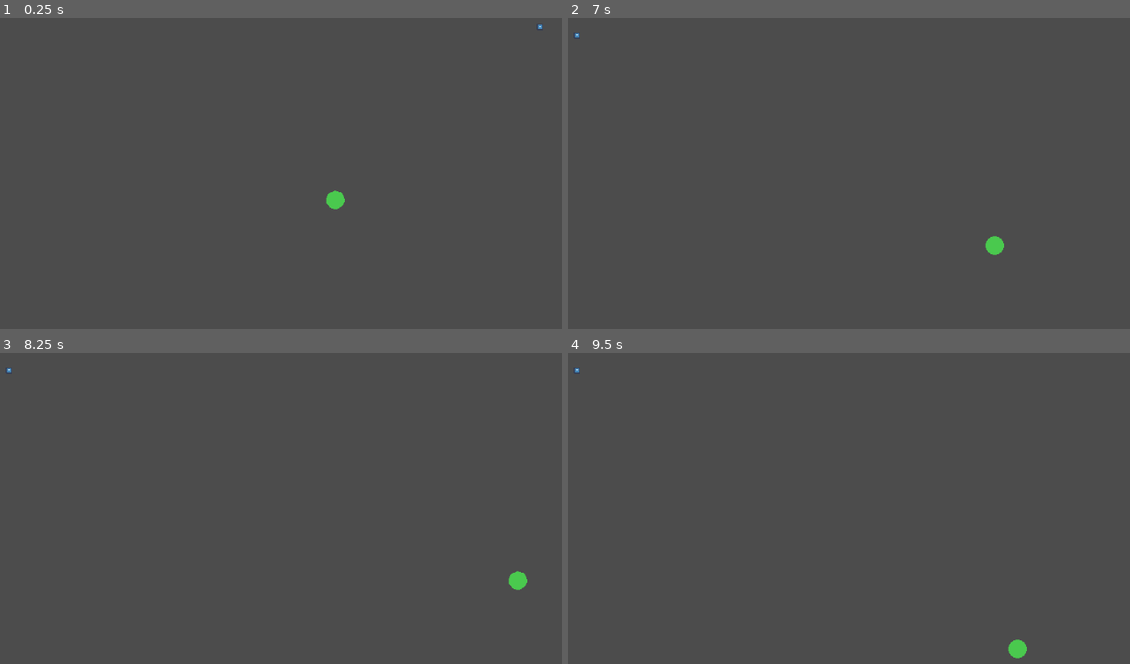
Above: before the commit, frames 1-4 (two rows, left to right).
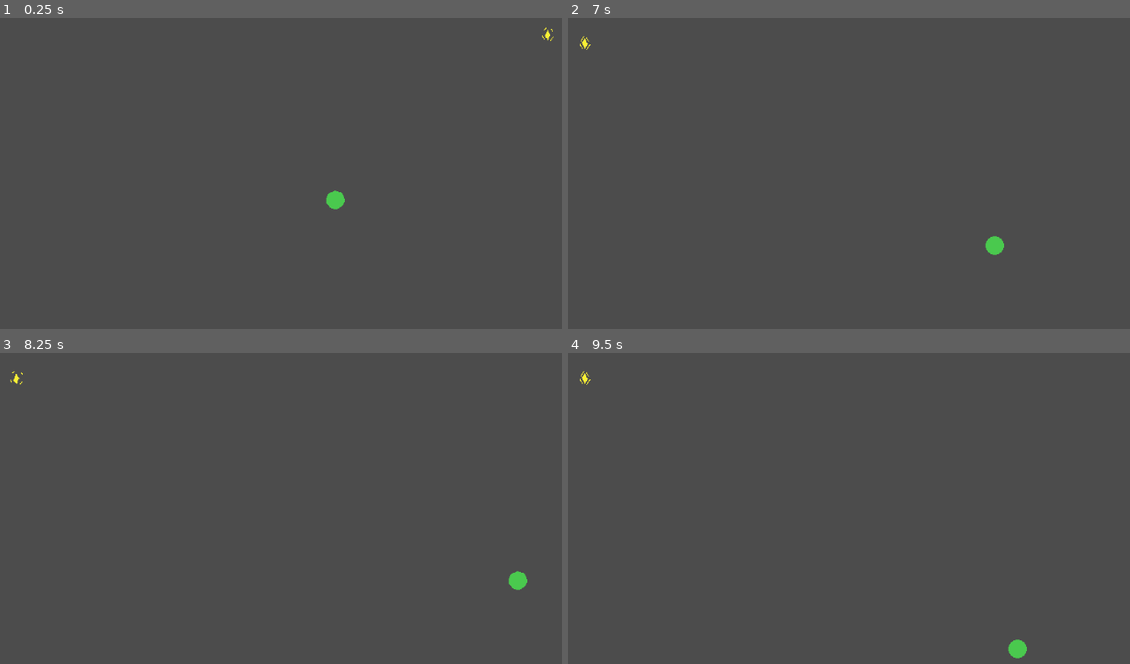
Above: after the commit, the same moments.

Repository: skarnl/godot--snake
Game: Godot game, scene res://Main.tscn
Two runs of this game, one before a commit and one after it. Both use one fixed random seed, a clock stepped at 60 frames per second and the inputs below. The project has no main scene, so this scene is started directly. The engine's default icon, where the game draws it, is replaced by a stand-in: a white triangle on a blue panel in a dark square.
Inputs:
- Up to frame 1 (0.25 s): no input
- Up to frame 2 (7 s): tap Enter at 0.5 s; hold Right (ui_right) 0.53-1.28 s; hold Down (ui_down) 1.28-2.03 s; hold Right (ui_right) 2.03-2.78 s; hold Up (ui_up) 2.78-3.53 s; hold Left (ui_left) 3.53-5.03 s; hold Down (ui_down) 5.03-5.78 s; hold Right (ui_right) 5.78-6.53 s; hold Up (ui_up) from 6.53 s (still down)
- Up to frame 3 (8.25 s): release Up (ui_up) at 7.28 s; hold Right (ui_right) 7.28-8.03 s; hold Down (ui_down) from 8.03 s (still down)
- Up to frame 4 (9.5 s): release Down (ui_down) at 8.78 s; hold Left (ui_left) from 8.78 s (still down)

The runs differ from the first frame. In frame 1, less than 0.1% of the frame differs, in the area x 95-99%, y 2-8%; in frame 2, less than 0.1%, in the area x 1-5%, y 4-11%; in frame 3, less than 0.1%; in frame 4, less than 0.1%.

Commit message:
Add animating candy

Diff:
--- a/snake/Candy.gd
+++ b/snake/Candy.gd
@@ -10,6 +10,11 @@
 
 func _on_KinematicBody_body_entered(_body):
 	emit_signal("eaten")
+
+	$AnimationPlayer.play("eaten")
+
+	yield($AnimationPlayer, "animation_finished")
+
 	queue_free()
 
 
--- a/snake/Candy.tscn
+++ b/snake/Candy.tscn
@@ -1,14 +1,51 @@
-[gd_scene load_steps=4 format=2]
+[gd_scene load_steps=6 format=2]
 
-[ext_resource path="res://icon.png" type="Texture" id=1]
+[ext_resource path="res://candy-spritesheet.png" type="Texture" id=1]
 [ext_resource path="res://Candy.gd" type="Script" id=2]
 
 [sub_resource type="CircleShape2D" id=1]
-radius = 85.7882
+radius = 13.1412
+
+[sub_resource type="Animation" id=2]
+resource_name = "eaten"
+length = 0.8
+tracks/0/type = "value"
+tracks/0/path = NodePath(".:frame")
+tracks/0/interp = 1
+tracks/0/loop_wrap = true
+tracks/0/imported = false
+tracks/0/enabled = true
+tracks/0/keys = {
+"times": PoolRealArray( 0, 0.1, 0.2, 0.3, 0.4, 0.5, 0.6, 0.7 ),
+"transitions": PoolRealArray( 1, 1, 1, 1, 1, 1, 1, 1 ),
+"update": 1,
+"values": [ 1, 3, 5, 7, 9, 11, 13, 15 ]
+}
+
+[sub_resource type="Animation" id=3]
+resource_name = "loop"
+length = 0.8
+loop = true
+tracks/0/type = "value"
+tracks/0/path = NodePath(".:frame")
+tracks/0/interp = 1
+tracks/0/loop_wrap = true
+tracks/0/imported = false
+tracks/0/enabled = true
+tracks/0/keys = {
+"times": PoolRealArray( 0, 0.1, 0.2, 0.3, 0.4, 0.5, 0.6, 0.7 ),
+"transitions": PoolRealArray( 1, 1, 1, 1, 1, 1, 1, 1 ),
+"update": 1,
+"values": [ 0, 2, 4, 6, 8, 10, 12, 14 ]
+}
 
 [node name="Candy" type="Sprite"]
-scale = Vector2( 0.0703125, 0.0703125 )
+position = Vector2( -5.65686, -4.41942 )
 texture = ExtResource( 1 )
+centered = false
+offset = Vector2( -5, -5 )
+hframes = 16
+frame = 15
 script = ExtResource( 2 )
 
 [node name="KinematicBody2D" type="Area2D" parent="."]
@@ -16,9 +53,15 @@
 collision_mask = 2
 
 [node name="CollisionShape2D" type="CollisionShape2D" parent="KinematicBody2D"]
+position = Vector2( 12.9948, 13.1716 )
 shape = SubResource( 1 )
 
 [node name="Timer" type="Timer" parent="."]
 wait_time = 7.0
 one_shot = true
 autostart = true
+
+[node name="AnimationPlayer" type="AnimationPlayer" parent="."]
+autoplay = "loop"
+anims/eaten = SubResource( 2 )
+anims/loop = SubResource( 3 )
Binary file added: snake/candy-spritesheet.png
Not shown, added: snake/candy-spritesheet.png.import
